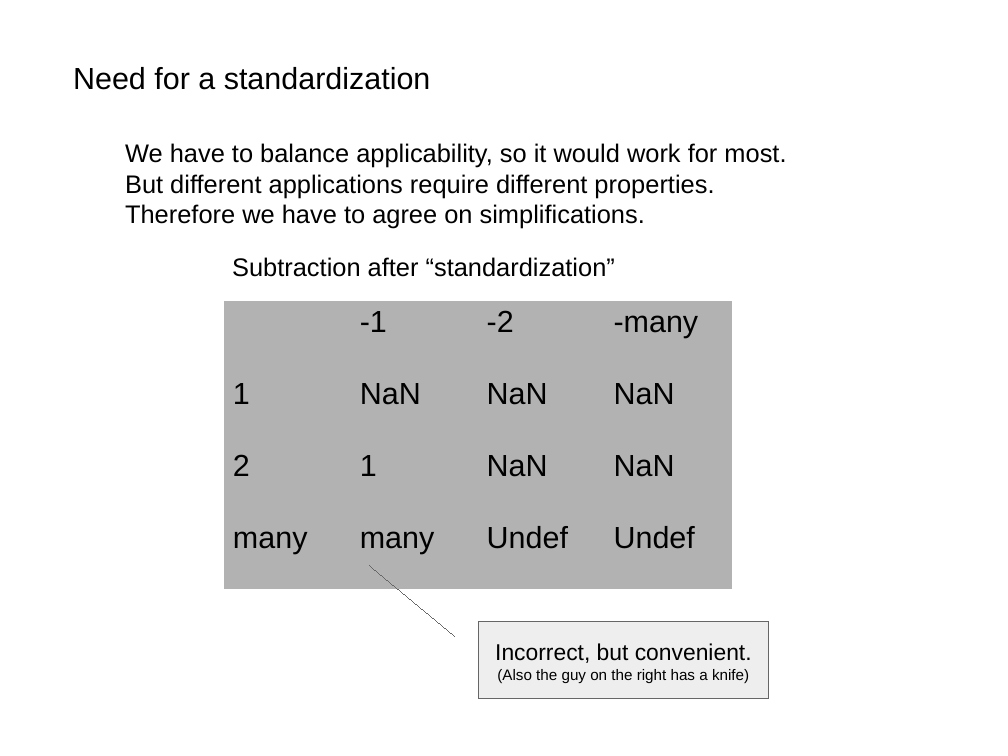
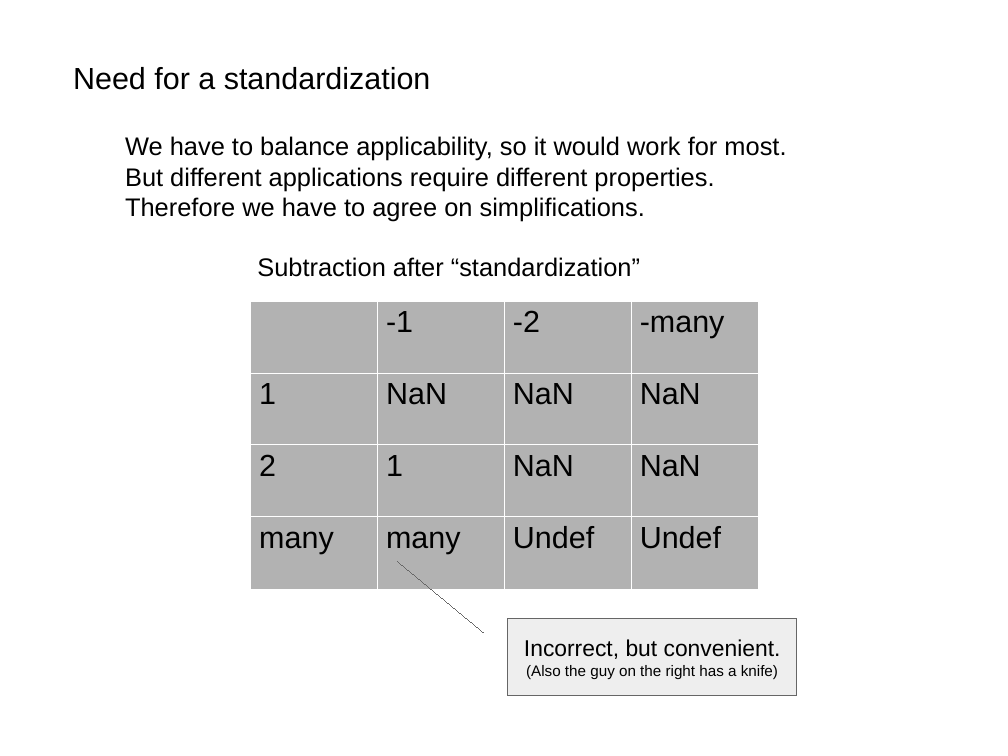
Before and after one commit to akalenuk/floating-point-experiments, a slide deck: slide 5 of floating.odp. Drawn at 1008x756 pixels with LibreOffice and Linux fonts; fonts in the diff are those of the drawing. Boxes give left, top, right and bottom in pixels: in the first picture for what was removed or moved away, otherwise in the second. Text is boxed around its words. In the diff, an @@ line names an element or a change of style, - is before the commit and + after.

```diff
--- a/floating.odp
+++ b/floating.odp
@@ text "We have to balance applicability, ...": place and size @@
-text "We have to balance applicability, ..." at [125,143,786,229]
+text "We have to balance applicability, ..." at [125,136,786,222]
@@ text "Subtraction after “standardization”": place and size @@
-text "Subtraction after “standardization”" at [232,257,615,277]
+text "Subtraction after “standardization”" at [257,257,640,277]
@@ table: place and size @@
-table at [224,301,733,589]
+table at [251,301,759,589]
@@ table at [251,301,759,589] @@
@@ borders changed @@
@@ border callout "Incorrect, but convenient.": place and size @@
-border callout "Incorrect, but convenient." at [479,622,768,699]
+border callout "Incorrect, but convenient." at [508,618,797,695]
```
Also in this commit, not shown: 6 other slides changed, 1 other file.
